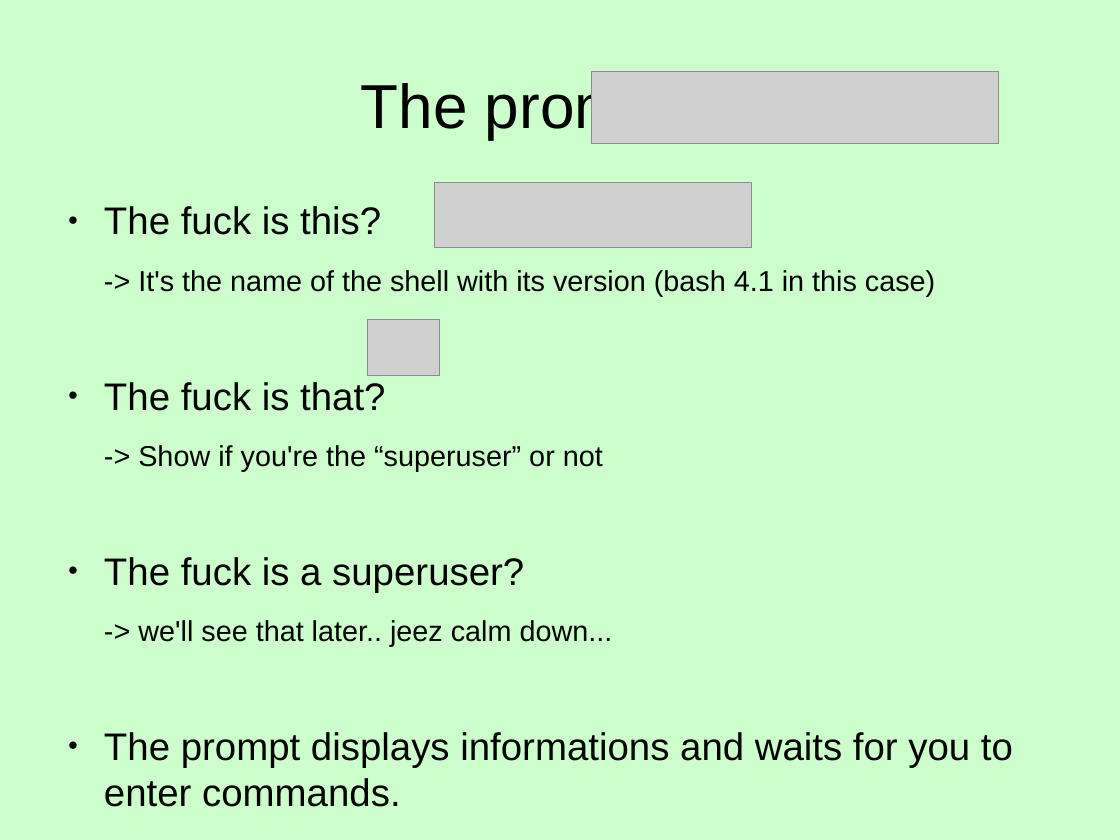
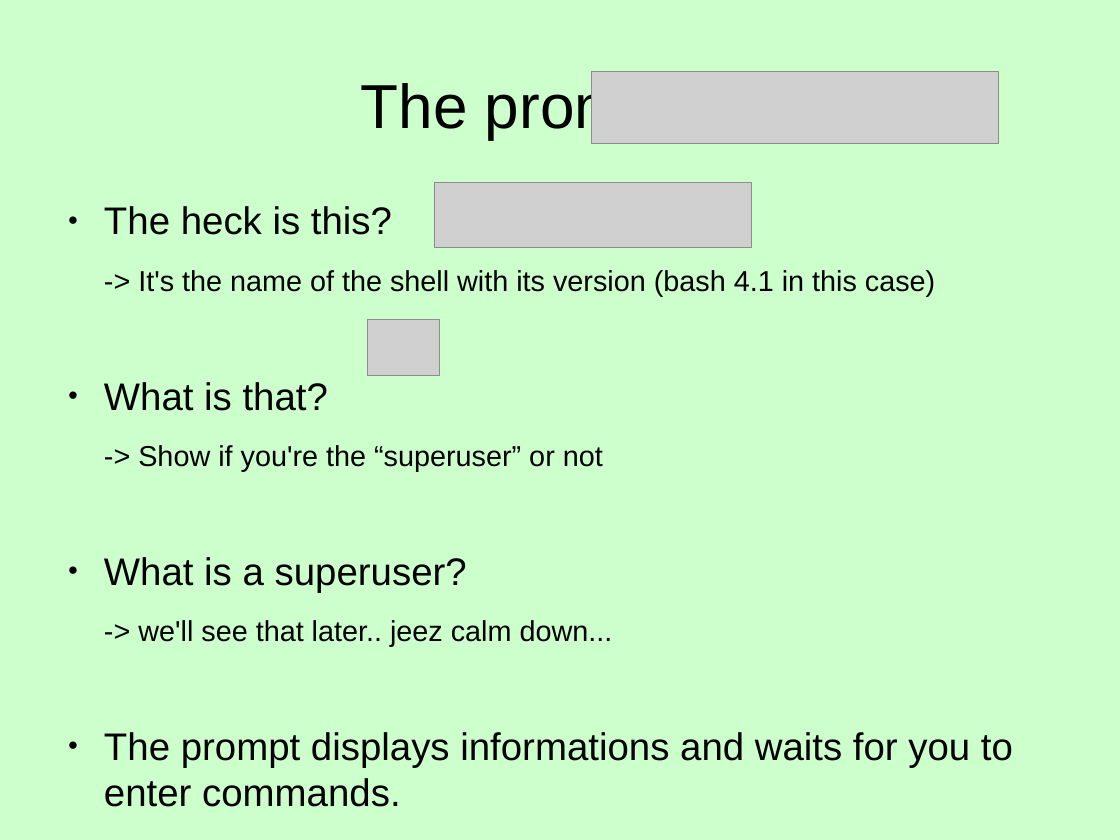
Before and after one commit to Clibre/An-introduction-to-bash, a slide deck: slide 7 of presentation/presentation.odp. Drawn at 1120x840 pixels with LibreOffice and Linux fonts; fonts in the diff are those of the drawing; grey boxes stand for pictures. Boxes give left, top, right and bottom in pixels: in the first picture for what was removed or moved away, otherwise in the second. Text is boxed around its words. In the diff, an @@ line names an element or a change of style, - is before the commit and + after.

```diff
--- a/presentation/presentation.odp
+++ b/presentation/presentation.odp
@@ text at bbox=[104, 206, 392, 235]: text changed @@
-● The fuck is this?
+● The heck is this?
@@ text at bbox=[104, 382, 328, 411]: text changed @@
-● The fuck is that?
+● What is that?
@@ text at bbox=[104, 557, 467, 592]: text changed @@
-● The fuck is a superuser?
+● What is a superuser?
```
Also in this commit, not shown: 1 other file.
